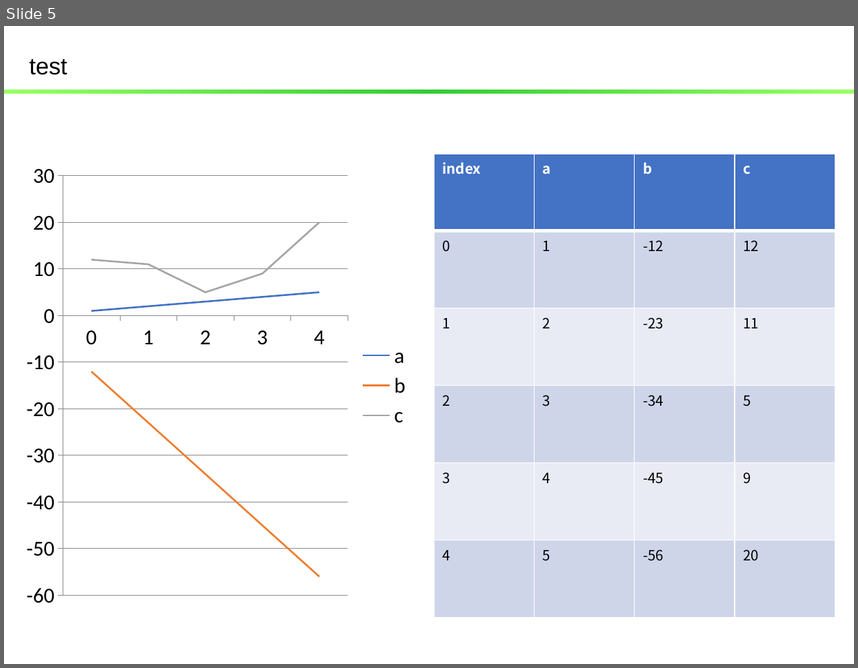
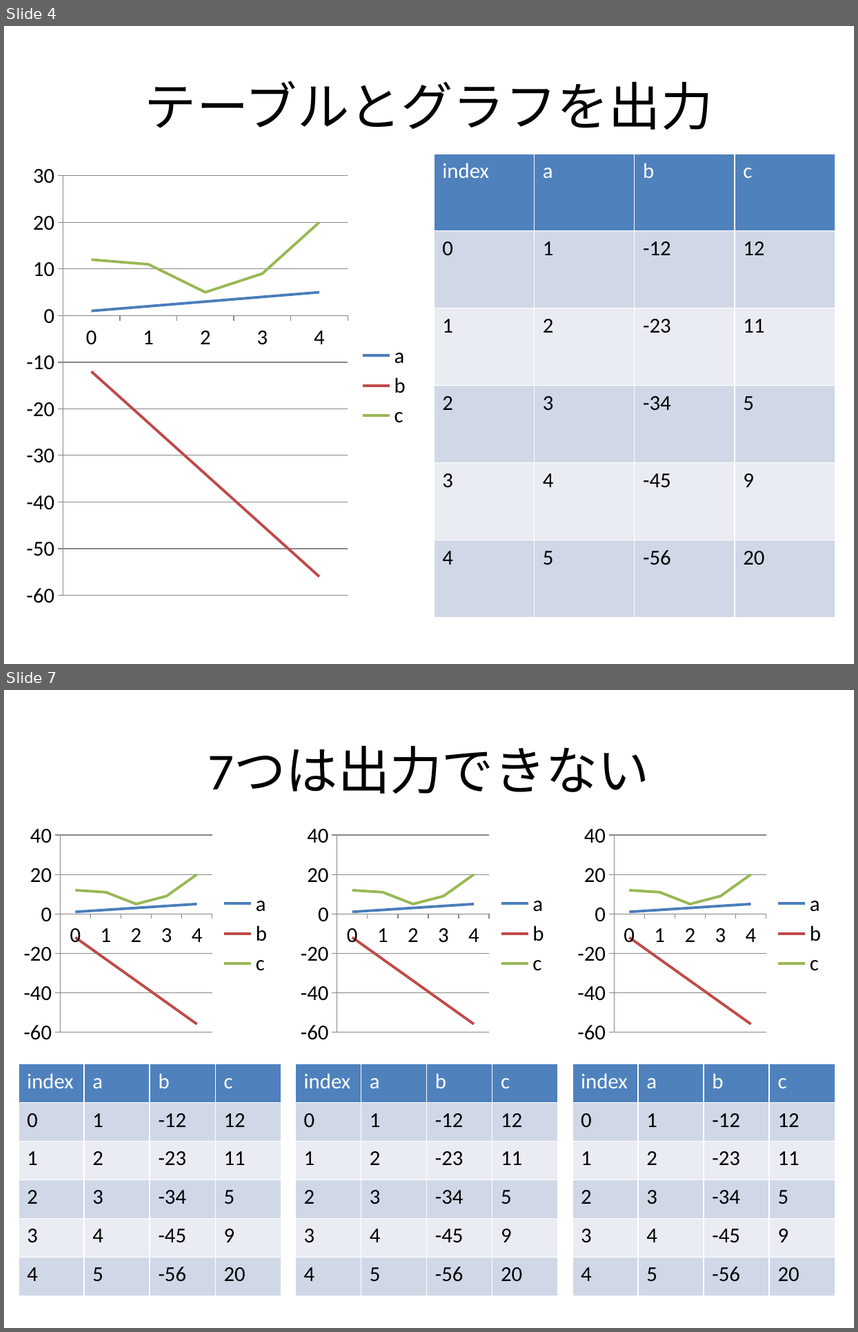
Before and after one commit to kounatsumikan/ACPC, a slide deck: notebook/test2.pptx. Shown one above the other, each under a label of ours: slide 5 before the commit, slides 4 and 7 after it; the slides between them are not shown. The pictures are 858x668 and 858x1332 pixels, drawn with LibreOffice and Linux fonts; fonts in the diff are those of the drawing; background and template pictures are left out. Boxes give left, top, right and bottom in pixels: in the first picture for what was removed or moved away, otherwise in the second. Text is boxed around its words. In the diff, an @@ line names an element or a change of style, - is before the commit and + after.

```diff
--- a/notebook/test2.pptx
+++ b/notebook/test2.pptx
@@ slide 7 added at (4, 690, 854, 1328), background #FFFFFF @@
@@ title added at (208, 746, 649, 793), 44 pt, text #000000 @@
+7つは出力できない
@@ line chart added at (18, 818, 281, 1049) @@
+categories: 0, 1, 2, 3, 4
+a: 1, 2, 3, 4, 5
+b: -12, -23, -34, -45, -56
+c: 12, 11, 5, 9, 20
@@ line chart added at (296, 818, 558, 1049) @@
+categories: 0, 1, 2, 3, 4
+a: 1, 2, 3, 4, 5
+b: -12, -23, -34, -45, -56
+c: 12, 11, 5, 9, 20
@@ line chart added at (573, 818, 835, 1049) @@
+categories: 0, 1, 2, 3, 4
+a: 1, 2, 3, 4, 5
+b: -12, -23, -34, -45, -56
+c: 12, 11, 5, 9, 20
@@ table added at (18, 1064, 280, 1296), 6 rows, 4 columns @@
+index | a | b | c
+0 | 1 | -12 | 12
+1 | 2 | -23 | 11
+2 | 3 | -34 | 5
+3 | 4 | -45 | 9
+4 | 5 | -56 | 20
@@ table added at (296, 1064, 557, 1296), 6 rows, 4 columns @@
+index | a | b | c
+0 | 1 | -12 | 12
+1 | 2 | -23 | 11
+2 | 3 | -34 | 5
+3 | 4 | -45 | 9
+4 | 5 | -56 | 20
@@ table added at (573, 1064, 835, 1296), 6 rows, 4 columns @@
+index | a | b | c
+0 | 1 | -12 | 12
+1 | 2 | -23 | 11
+2 | 3 | -34 | 5
+3 | 4 | -45 | 9
+4 | 5 | -56 | 20
@@ what was slide 5 is now slide 4 @@
@@ slide 4 changed as well @@
@@ title removed at (30, 59, 67, 75) @@
-test
@@ title added at (145, 81, 713, 129), 44 pt, text #000000 @@
+テーブルとグラフを出力
@@ rectangle removed at (4, 89, 854, 93) @@
@@ line chart at (18, 154, 419, 617) @@
@@ colour of a #4472C4 to #4F81BD @@
@@ colour of b #ED7D31 to #C0504D @@
@@ colour of c #A5A5A5 to #9BBB59 @@
@@ table at (434, 154, 835, 617) @@
@@ fill #4472C4 to #4F81BD in row 1 @@
@@ fill #CFD5EA to #D0D8E8 in 12 cells @@
@@ fill #E9EBF5 to #E9EDF4 in 8 cells @@
@@ size 12 to 18 pt, font Noto Sans CJK JP to Calibri @@
@@ bold off in "index", "a", "b", "c" @@
@@ line spacing 1.5 to 1 @@
@@ less space between paragraphs @@
```
Also in this commit, not shown: 4 other slides changed, 1 other slide added, 2 slides removed, 5 other files.
